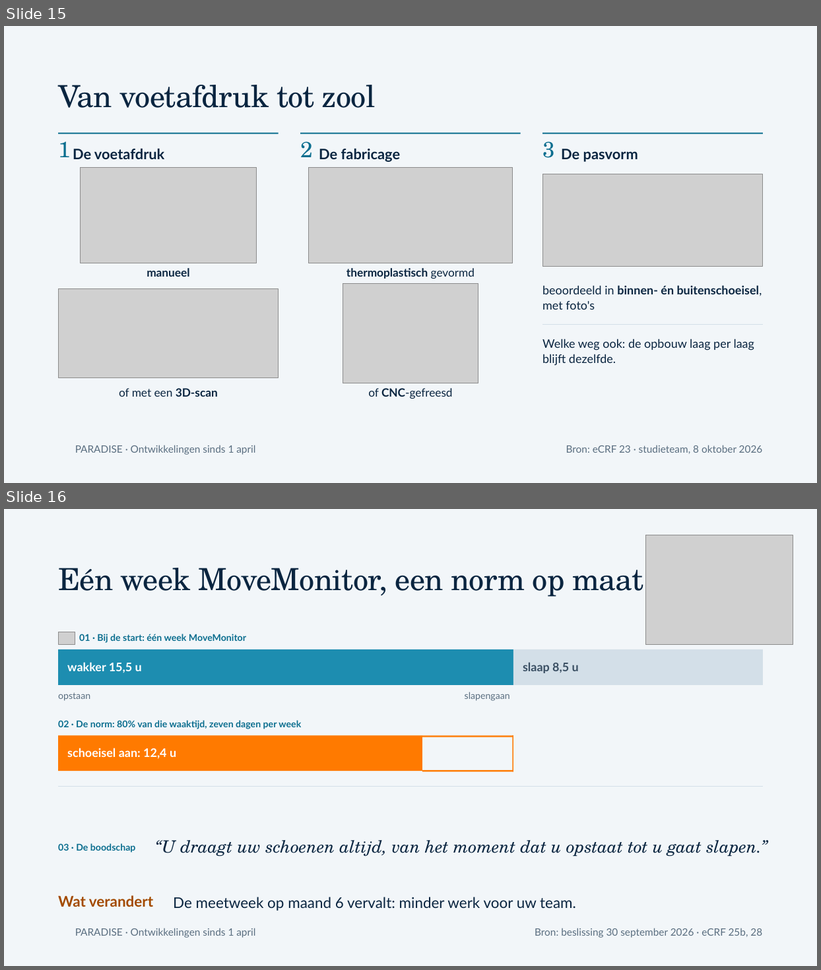
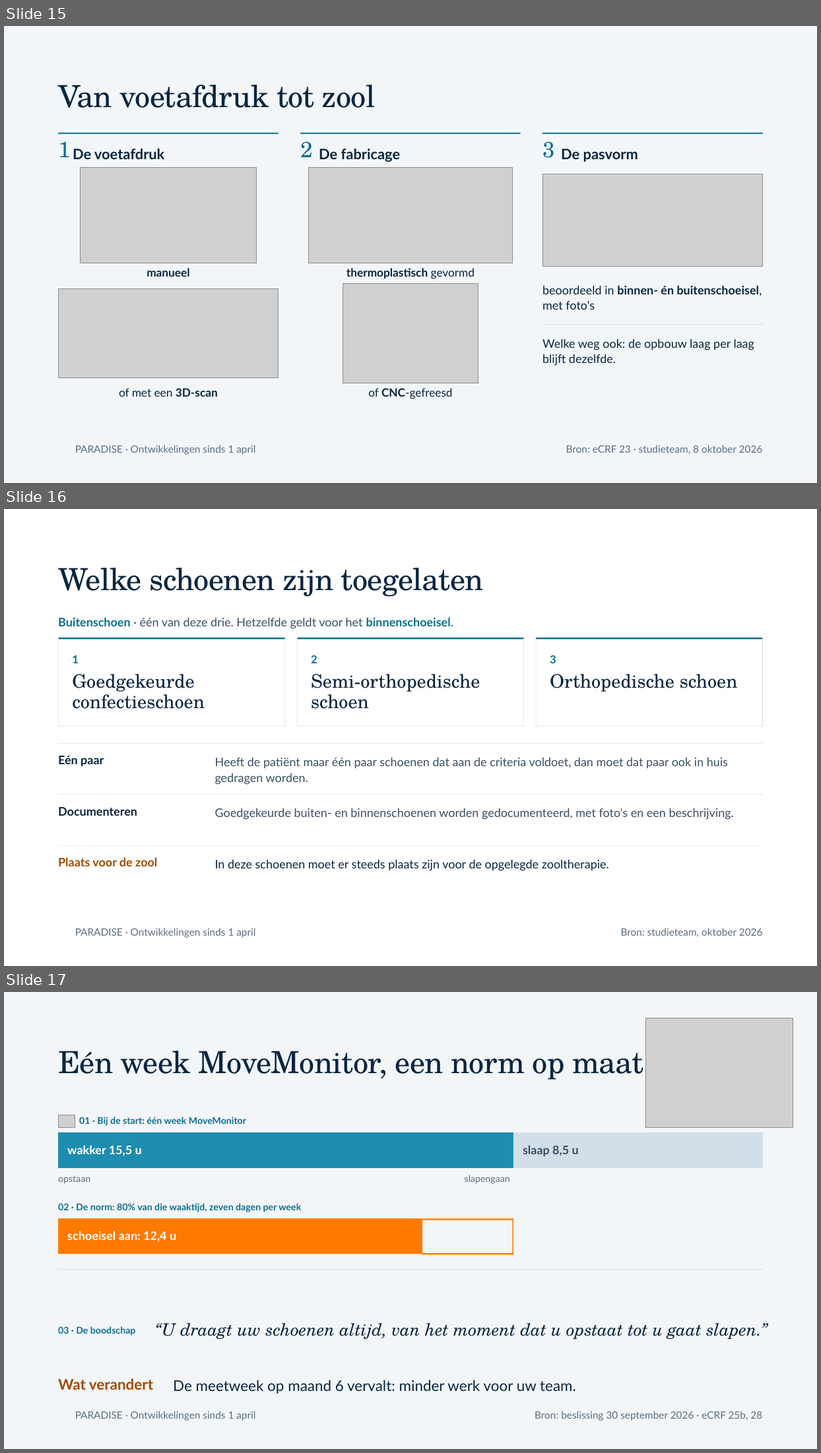
Before and after one commit to Dellfs/paradise-project, a slide deck: PARADISE_presentatie/webdecks/PARADISE_voetklinieken_12okt_inspreken.pptx. Shown one above the other, each under a label of ours: slides 15 and 16 before the commit, slides 15, 16 and 17 after it. The pictures are 821x970 and 821x1453 pixels, drawn with LibreOffice and Linux fonts; fonts in the diff are those of the drawing; grey boxes stand for pictures; background and template pictures are left out. Boxes give left, top, right and bottom in pixels: in the first picture for what was removed or moved away, otherwise in the second. Text is boxed around its words. In the diff, an @@ line names an element or a change of style, - is before the commit and + after.

```diff
--- a/PARADISE_presentatie/webdecks/PARADISE_voetklinieken_12okt_inspreken.pptx
+++ b/PARADISE_presentatie/webdecks/PARADISE_voetklinieken_12okt_inspreken.pptx
@@ slide 16 added at [4,509,817,966], background #FFFFFF @@
@@ text added at [58,568,484,597], 36 pt, text #0A2540 @@
+Welke schoenen zijn toegelaten
@@ text added at [58,617,453,629], 14 pt, text #3A4F63 @@
+Buitenschoen · één van deze drie. Hetzelfde geldt voor het binnenschoeisel.
@@ rectangle added at [58,638,285,640], fill #0B6E8F @@
@@ rectangle added at [58,638,59,727], fill #D3DFE8 @@
@@ rectangle added at [284,638,285,727], fill #D3DFE8 @@
@@ rounded rectangle added at [298,638,524,727], fill #FFFFFF @@
@@ rectangle added at [298,638,524,640], fill #0B6E8F @@
@@ rectangle added at [298,638,298,727], fill #D3DFE8 @@
@@ rectangle added at [523,638,524,727], fill #D3DFE8 @@
@@ rounded rectangle added at [536,638,763,727], fill #FFFFFF @@
@@ rectangle added at [536,638,763,640], fill #0B6E8F @@
@@ rectangle added at [536,638,537,727], fill #D3DFE8 @@
@@ rectangle added at [763,638,764,727], fill #D3DFE8 @@
@@ text added at [72,656,79,663], 13 pt, text #0B6E8F, bold @@
+1
@@ text added at [311,656,318,663], 13 pt, text #0B6E8F, bold @@
+2
@@ text added at [550,656,556,663], 13 pt, text #0B6E8F, bold @@
+3
@@ text added at [72,674,205,709], 22 pt, text #0A2540 @@
+Goedgekeurde confectieschoen
@@ text added at [311,674,480,709], 22 pt, text #0A2540 @@
+Semi-orthopedische schoen
@@ text added at [550,674,738,692], 22 pt, text #0A2540 @@
+Orthopedische schoen
@@ rectangle added at [58,726,285,727], fill #D3DFE8 @@
@@ rectangle added at [298,726,524,727], fill #D3DFE8 @@
@@ rectangle added at [536,726,763,727], fill #D3DFE8 @@
@@ rectangle added at [58,743,764,744], fill #D3DFE8 @@
@@ text added at [58,756,104,766], 14 pt, text #0A2540, bold @@
+Eén paar
@@ text added at [215,757,728,785], 14 pt, text #3A4F63 @@
+Heeft de patiënt maar één paar schoenen dat aan de criteria voldoet, dan moet dat paar ook in huis gedragen worden.
@@ rectangle added at [58,795,764,795], fill #D3DFE8 @@
@@ text added at [58,807,137,816], 14 pt, text #0A2540, bold @@
+Documenteren
@@ text added at [215,808,734,820], 14 pt, text #3A4F63 @@
+Goedgekeurde buiten- en binnenschoenen worden gedocumenteerd, met foto's en een beschrijving.
@@ rectangle added at [58,846,764,846], fill #D3DFE8 @@
@@ text added at [58,857,157,867], 14 pt, text #A34A00, bold @@
+Plaats voor de zool
@@ text added at [215,859,609,871], 14 pt, text #0A2540 @@
+In deze schoenen moet er steeds plaats zijn voor de opgelegde zooltherapie.
@@ text added at [75,928,255,938], 12 pt, text #5A6E80 @@
+PARADISE · Ontwikkelingen sinds 1 april
@@ text added at [621,928,763,937], 12 pt, text #5A6E80 @@
+Bron: studieteam, oktober 2026
@@ what was slide 16 is now slide 17 @@
```
Also in this commit, not shown: 1 slide changed, 1 other file.
